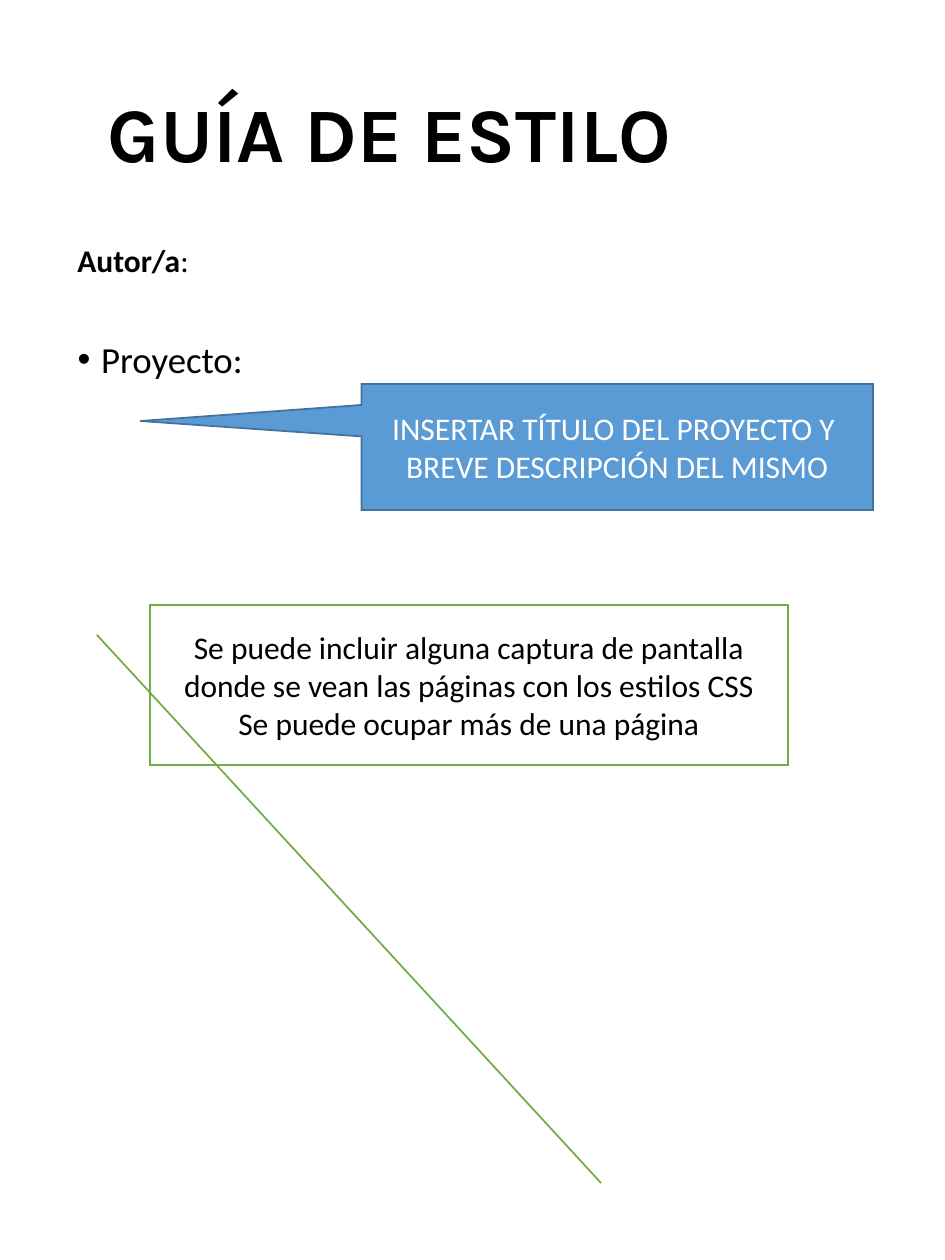
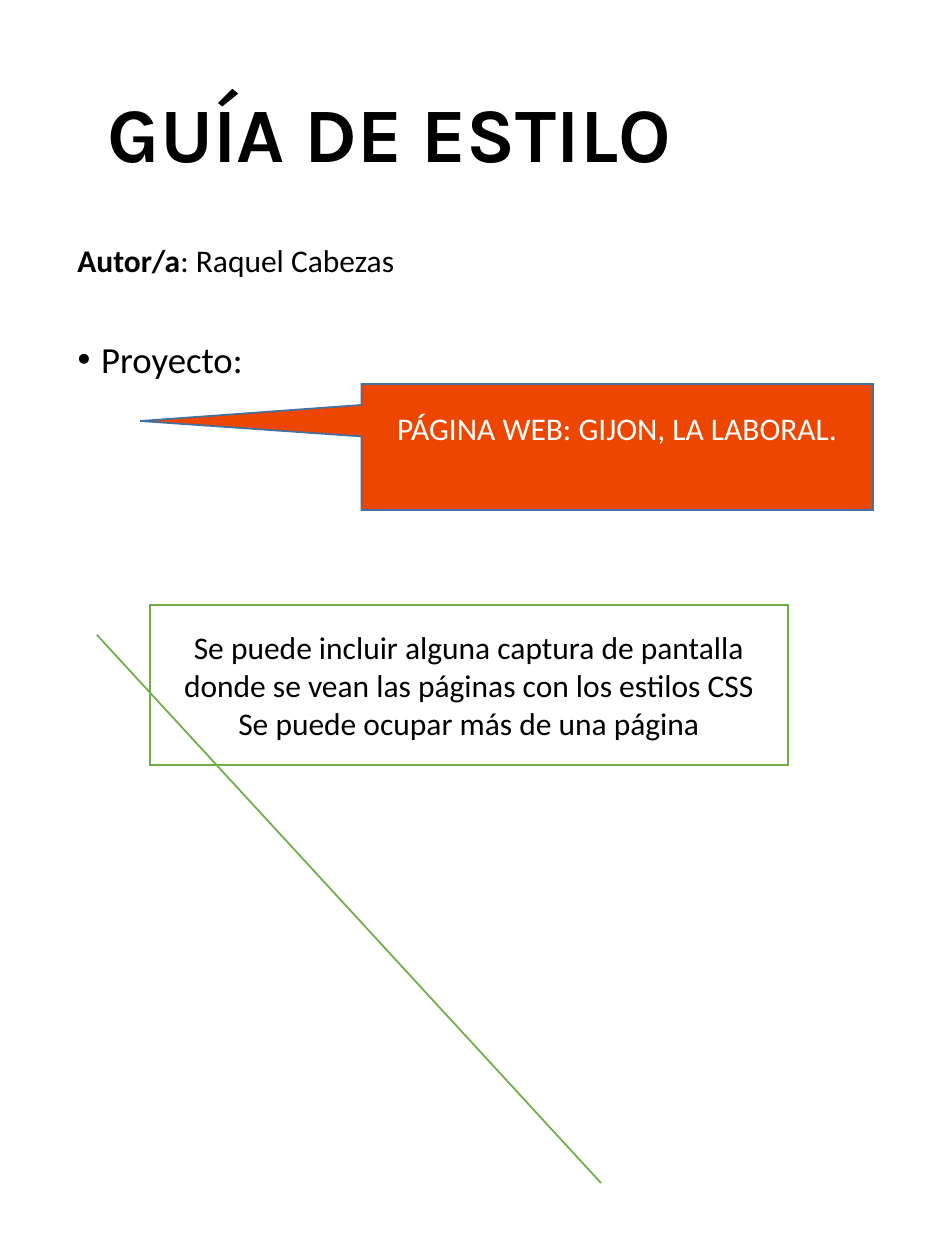
Before and after one commit to mariacl26/Ejercicios-HTML-y-CSS, a slide deck: slide 2 of EJERCICIO-SITIO-WEB_Gijon/plantilla guia de estilo.pptx. Drawn at 945x1260 pixels with LibreOffice and Linux fonts; fonts in the diff are those of the drawing. Boxes give left, top, right and bottom in pixels: in the first picture for what was removed or moved away, otherwise in the second. Text is boxed around its words. In the diff, an @@ line names an element or a change of style, - is before the commit and + after.

```diff
--- a/EJERCICIO-SITIO-WEB_Gijon/plantilla guia de estilo.pptx
+++ b/EJERCICIO-SITIO-WEB_Gijon/plantilla guia de estilo.pptx
@@ text at (77,250,394,277): text changed; bold off @@
-Autor/a:
+Autor/a: Raquel Cabezas
@@ speech box "PÁGINA WEB: GIJON, LA LABORAL." at (362,384,873,510): fill #5B9BD5 to #EC4601 @@
@@ text in speech box at (397,414,837,444): text changed @@
-INSERTAR TÍTULO DEL PROYECTO Y BREVE DESCRIPCIÓN DEL MISMO
+PÁGINA WEB: GIJON, LA LABORAL.
```
Also in this commit, not shown: 1 other slide changed, 1 other file.
